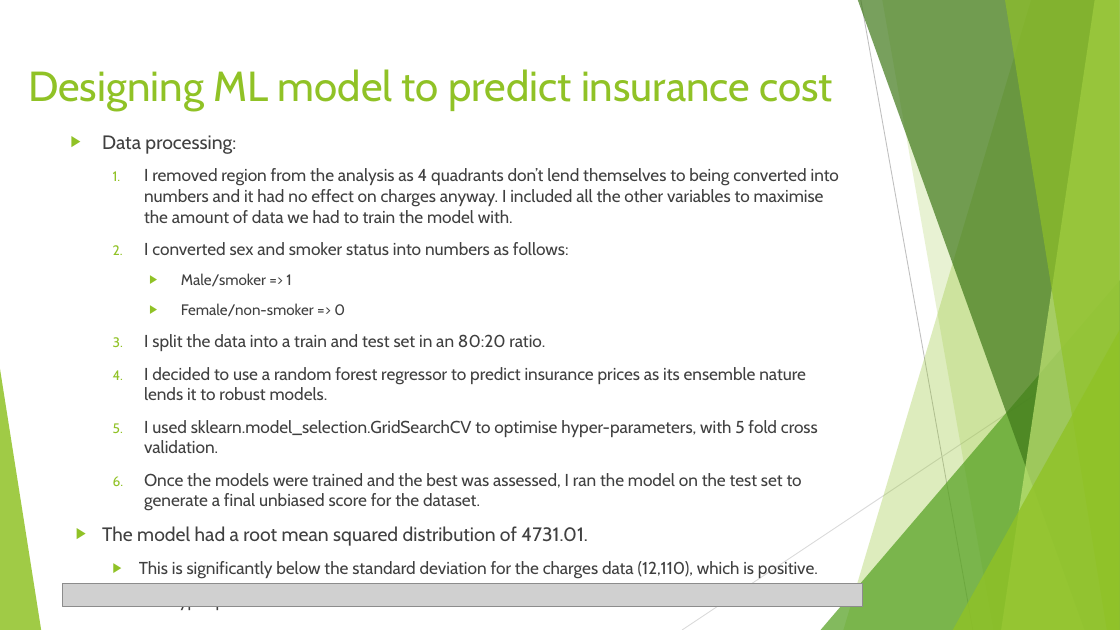
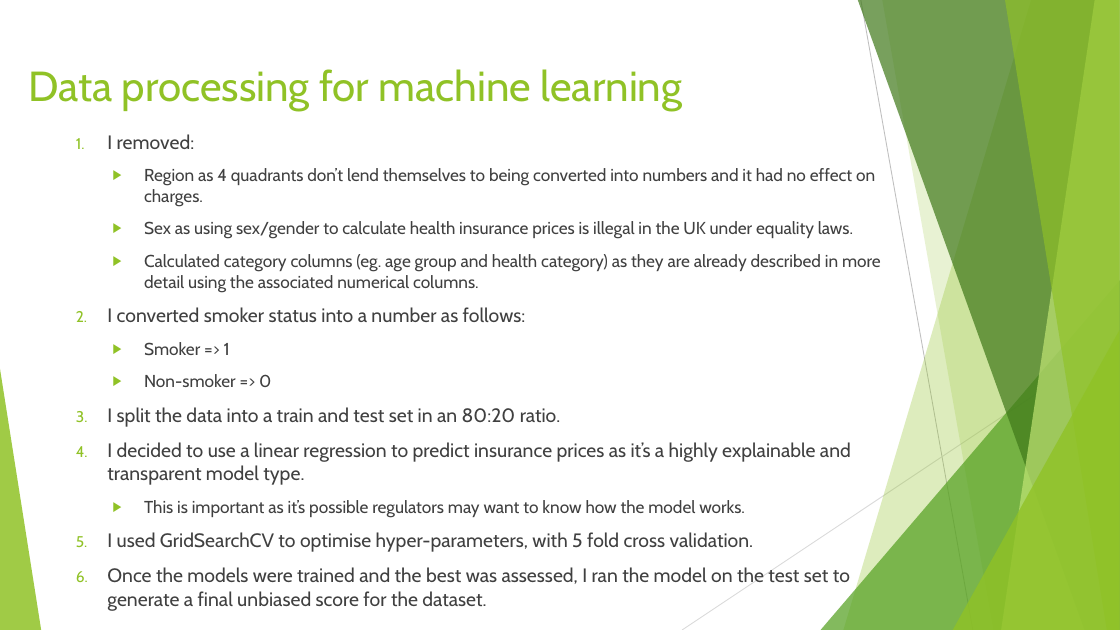
Before and after one commit to PointyH/Insuranceapp, a slide deck: slide 10 of Insurance charges analysis.pptx. Drawn at 1120x630 pixels with LibreOffice and Linux fonts; fonts in the diff are those of the drawing; grey boxes stand for pictures. Boxes give left, top, right and bottom in pixels: in the first picture for what was removed or moved away, otherwise in the second. Text is boxed around its words. In the diff, an @@ line names an element or a change of style, - is before the commit and + after.

```diff
--- a/Insurance charges analysis.pptx
+++ b/Insurance charges analysis.pptx
@@ title at <box>28,69,683,111</box>: text changed @@
-Designing ML model to predict insurance cost
+Data processing for machine learning
@@ text at <box>107,134,881,387</box>: text changed @@
-▶ Data processing:
-  1. I removed region from the analysis as 4 quadrants don’t lend themselves to being converted into numbers and it had no effect on charges anyway. I included all the other variables to maximise the amount of data we had to train the model with.
-  2. I converted sex and smoker status into numbers as follows:
-    ▶ Male/smoker => 1
-    ▶ Female/non-smoker => 0
+1. I removed:
+  ▶ Region as 4 quadrants don’t lend themselves to being converted into numbers and it had no effect on charges.
+  ▶ Sex as using sex/gender to calculate health insurance prices is illegal in the UK under equality laws.
+  ▶ Calculated category columns (eg. age group and health category) as they are already described in more detail using the associated numerical columns.
+2. I converted smoker status into a number as follows:
+  ▶ Smoker => 1
+  ▶ Non-smoker => 0
@@ text at <box>107,407,850,611</box>: size 14.8 to 16.6 pt in "I split the data into a train ...", "Once the models were trained and the ..."; list level 2 to 1 in "I split the data into ..."; list level 2 to 1 in "Once the models were trained ..." @@
@@ text at <box>107,442,851,552</box>: text changed; size 14.8 to 16.6 pt @@
-  4. I decided to use a random forest regressor to predict insurance prices as its ensemble nature lends it to robust models.
-  5. I used sklearn.model_selection.GridSearchCV to optimise hyper-parameters, with 5 fold cross validation.
+4. I decided to use a linear regression to predict insurance prices as it’s a highly explainable and transparent model type.
+  ▶ This is important as it’s possible regulators may want to know how the model works.
+5. I used GridSearchCV to optimise hyper-parameters, with 5 fold cross validation.
@@ text at <box>102,526,818,579</box>: paragraphs removed @@
-▶ The model had a root mean squared distribution of 4731.01.
-  ▶ This is significantly below the standard deviation for the charges data (12,110), which is positive.
-  ▶ The hyper parameters for this model can be seen below:
@@ picture removed at <box>62,584,863,607</box> @@
```
Also in this commit, not shown: 1 other slide changed, 1 slide added, 3 other files.
